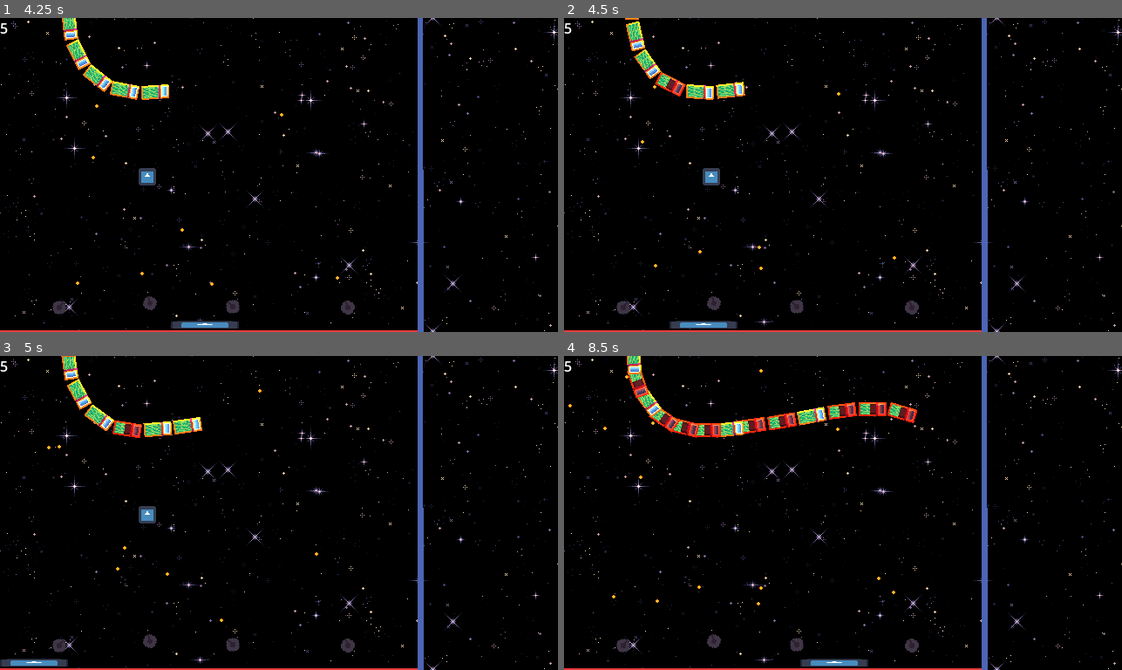
Above: before the commit, frames 1-4 (two rows, left to right).
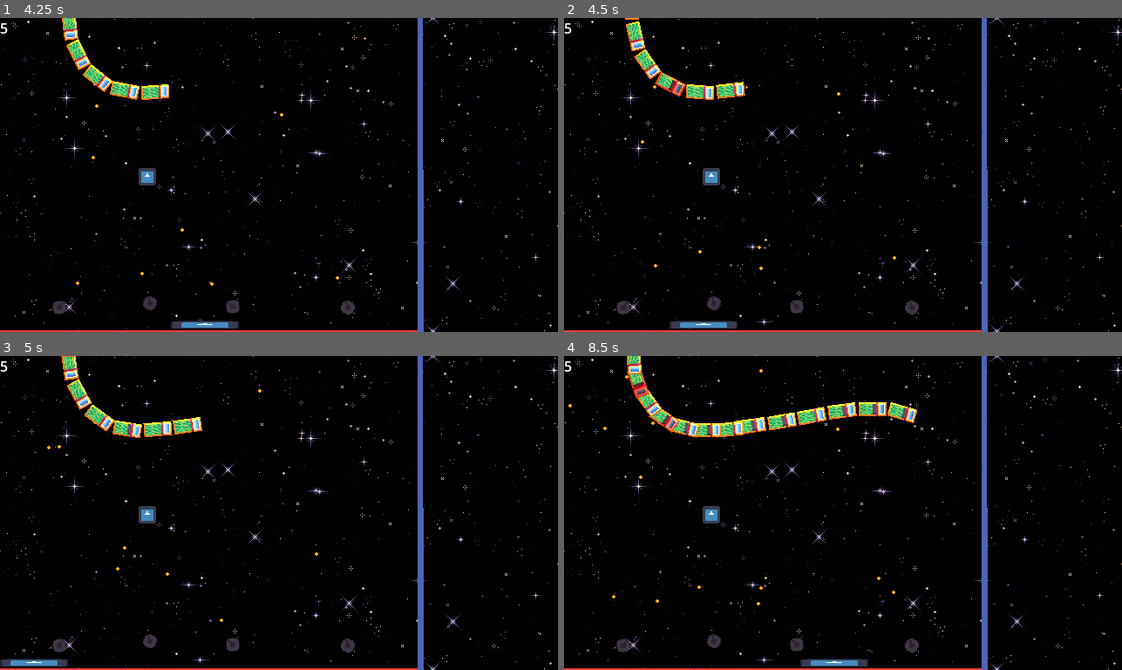
Above: after the commit, the same moments.

Repository: xefensor/tower-breakout
Game: Godot game, scene res://Game.tscn
The game is run twice, just before and just after one commit, with the same random seed, the same clock (stepped at 60 frames per second) and the same inputs. The engine's default icon, where the game draws it, is replaced by a stand-in: a white triangle on a blue panel in a dark square.
Inputs (mouse positions are in pixels of both pictures, inside the frame that each line leads up to):
- Up to frame 1 (4.25 s): tap Enter at 0.5 s; move the mouse to (61, 306) at 0.52 s; press the mouse at (61, 306) at 0.53 s; hold D (paddle_right) 0.53-1.28 s; move the mouse to (150, 303) at 1.27 s; release the mouse at (150, 303) at 1.28 s; hold A (paddle_left) 1.28-2.03 s; click (150, 303) at 1.35 s; move the mouse to (345, 306) at 2.02 s; press the mouse at (345, 306) at 2.03 s; hold D (paddle_right) 2.03-3.53 s; move the mouse to (234, 306) at 2.77 s; release the mouse at (234, 306) at 2.78 s; click (234, 306) at 2.85 s; move the mouse to (446, 222) at 3.52 s; press the mouse at (446, 222) at 3.53 s; hold A (paddle_left) from 3.53 s (still down)
- Up to frame 2 (4.5 s): keep holding A (paddle_left); move the mouse to (675, 127) at 4.27 s; release the mouse at (675, 127) at 4.28 s; click (675, 127) at 4.35 s
- Up to frame 3 (5 s): keep holding A (paddle_left)
- Up to frame 4 (8.5 s): move the mouse to (870, 513) at 5.02 s; press the mouse at (870, 513) at 5.03 s; move the mouse to (759, 434) at 5.77 s; release A (paddle_left) at 5.78 s; release the mouse at (759, 434) at 5.78 s; hold D (paddle_right) 5.78-8.03 s; click (759, 434) at 5.85 s; move the mouse to (965, 497) at 6.52 s; press the mouse at (965, 497) at 6.53 s; move the mouse to (731, 528) at 7.27 s; release the mouse at (731, 528) at 7.28 s; click (731, 528) at 7.35 s; move the mouse to (898, 443) at 8.02 s; press the mouse at (898, 443) at 8.03 s; hold A (paddle_left) from 8.03 s (still down)

Frame 1 is identical in both runs. In frame 2, less than 0.1% of the frame differs, in the area x 17-22%, y 17-25%; in frame 3, 0.2%; in frame 4, 1.4%, in the area x 12-64%, y 7-54%.

Commit message:
Update ball.tscn

Diff:
--- a/balls/ball.tscn
+++ b/balls/ball.tscn
@@ -20,13 +20,8 @@
 healable = true
 metadata/_custom_type_script = "uid://1lv2acxyuxrg"
 
-[sub_resource type="Resource" id="Resource_nq7i2"]
-script = ExtResource("5_7pftd")
-metadata/_custom_type_script = "uid://ce1rc0edt52dn"
-
 [sub_resource type="Resource" id="Resource_5hrr2"]
 script = ExtResource("5_7pftd")
-next_effect = SubResource("Resource_nq7i2")
 metadata/_custom_type_script = "uid://ce1rc0edt52dn"
 
 [sub_resource type="Resource" id="Resource_o703g"]
Not shown: 1 places in balls/ball.tscn that only renumber resources
